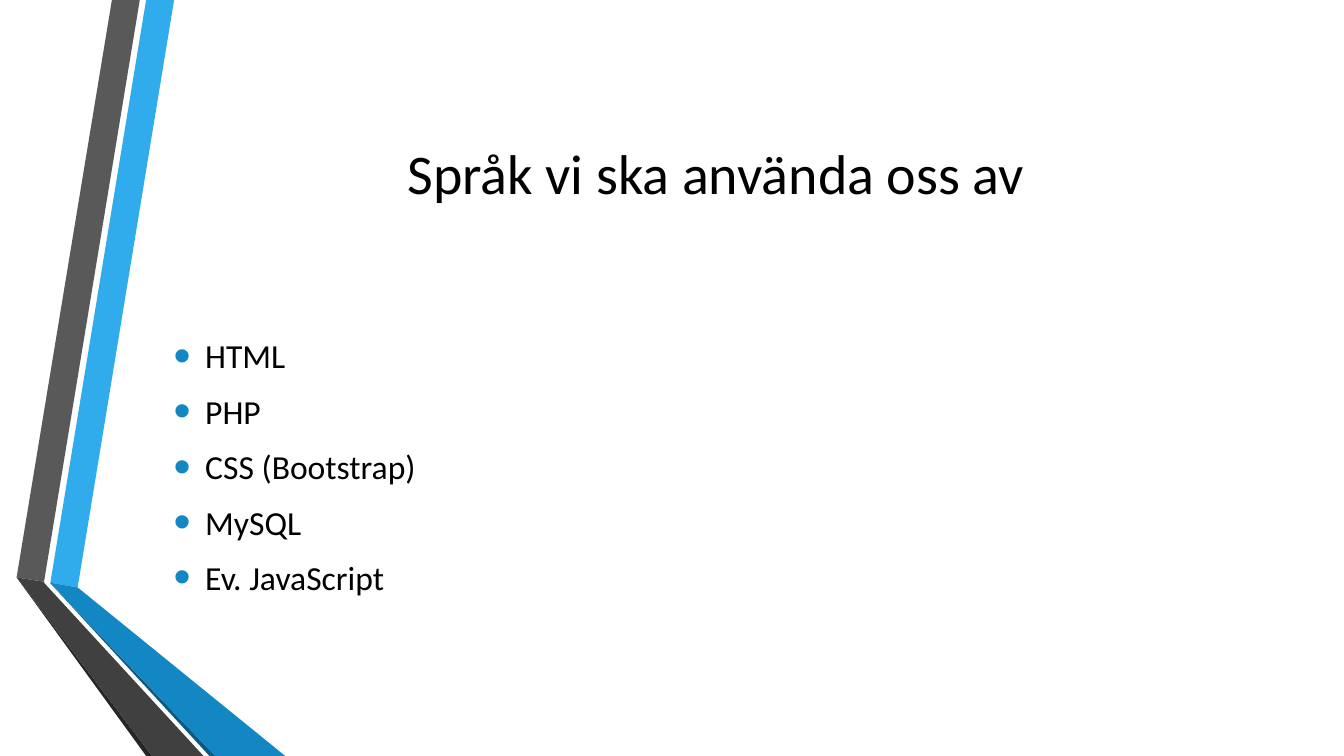
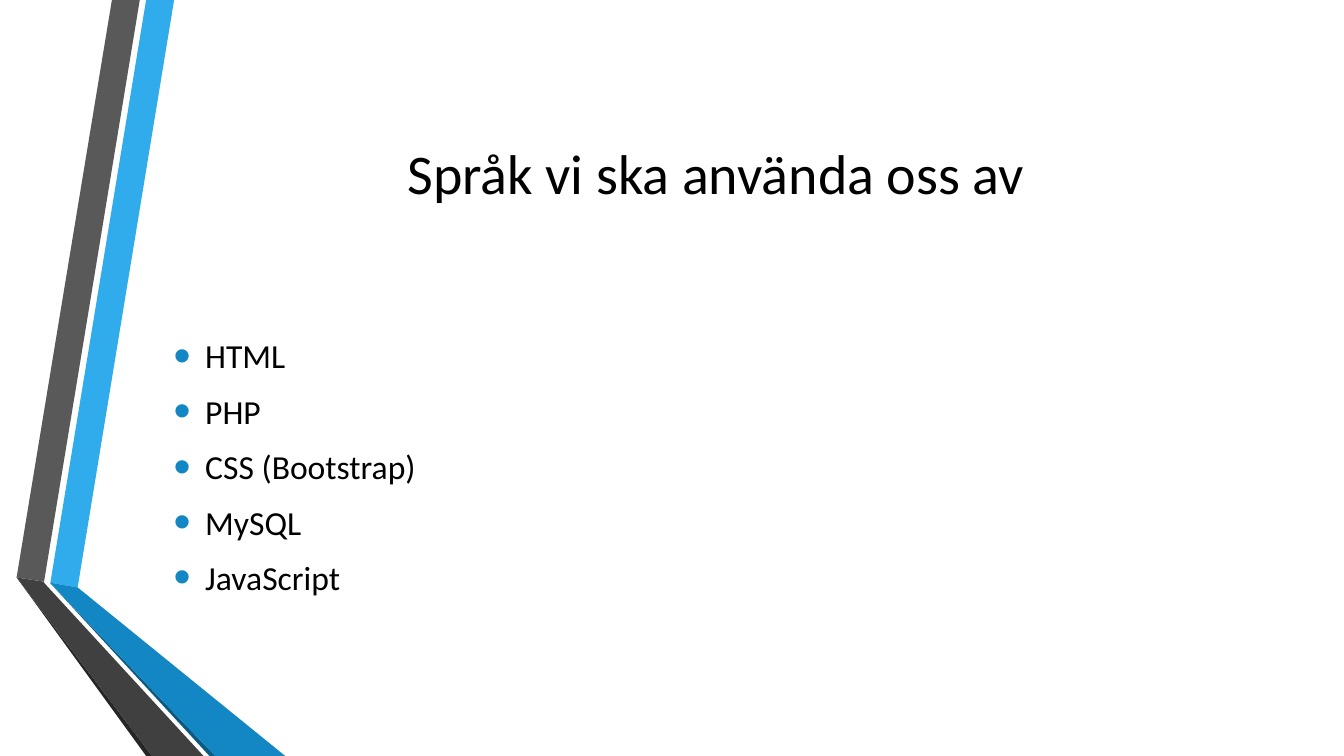
Before and after one commit to ITG-Code/stample, a slide deck: slide 4 of documentation/Digital Stämpelklocka.pptx. Drawn at 1344x756 pixels with LibreOffice and Linux fonts; fonts in the diff are those of the drawing; background and template pictures are left out. Boxes give left, top, right and bottom in pixels: in the first picture for what was removed or moved away, otherwise in the second. Text is boxed around its words. In the diff, an @@ line names an element or a change of style, - is before the commit and + after.

Commit message:
pp fix

```diff
--- a/documentation/Digital Stämpelklocka.pptx
+++ b/documentation/Digital Stämpelklocka.pptx
@@ text at (205,567,340,596): text changed @@
-• Ev. JavaScript
+• JavaScript
```
